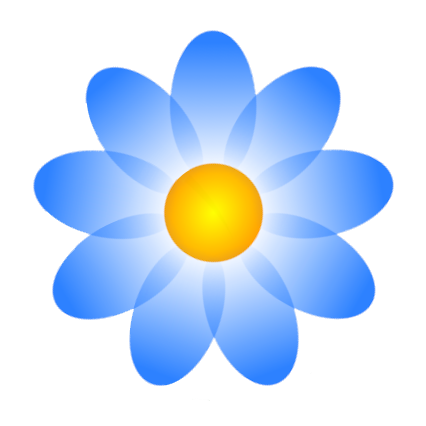
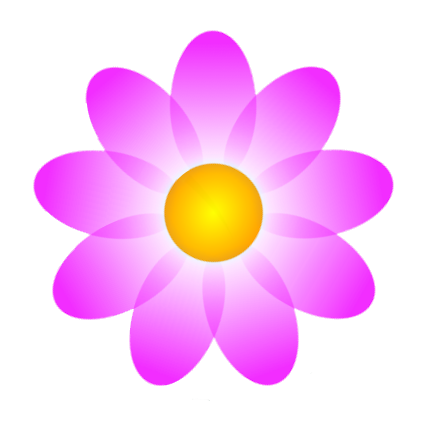
Layers edited between the first and the second 426×426 image:
added layer "11-117535_clip-art-may-flowers.png copy #1" above "11-117535_clip-art-may-flowers.png copy" over [33, 30, 394, 401]
